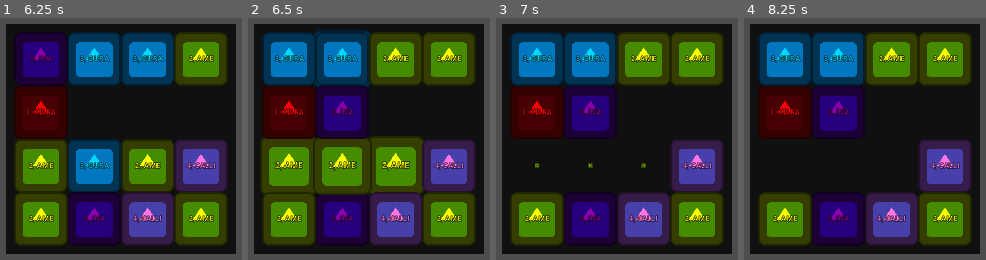
Above: before the commit, frames 1-4 (left to right).
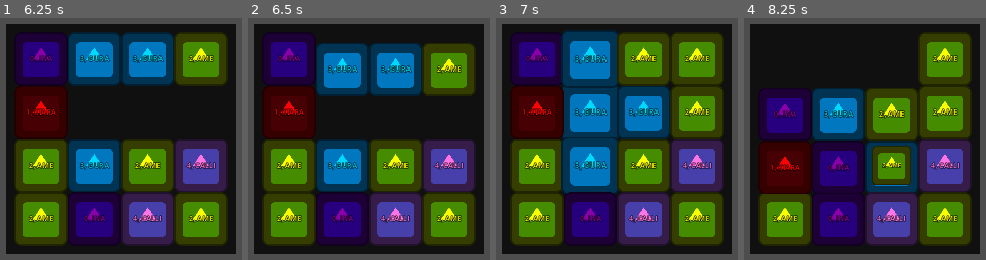
Above: after the commit, the same moments.

Repository: kuma-gee/holo-crush
Game: Godot game, scene res://src/game.tscn
Two runs of this game, one before a commit and one after it. Both use one fixed random seed, a clock stepped at 60 frames per second and the inputs below. The engine's default icon, where the game draws it, is replaced by a stand-in: a white triangle on a blue panel in a dark square.
Inputs (mouse positions are in pixels of both pictures, inside the frame that each line leads up to):
- Up to frame 1 (6.25 s): tap Enter at 0.5 s; drag from (41, 59) to (200, 39) at 0.52 s; drag from (94, 59) to (79, 228) at 1.27 s; move the mouse to (147, 59) at 2.02 s; tap Alt at 2.1, 5.1 s; click (147, 59) at 2.17 s; tap Space at 2.75 s; drag from (200, 59) to (outside the picture) at 2.77 s; drag from (41, 112) to (162, 139) at 3.52 s; drag from (94, 112) to (0, 27) at 4.27 s; move the mouse to (147, 112) at 5.02 s; click (147, 112) at 5.17 s; drag from (200, 112) to (outside the picture) at 5.77 s
- Up to frame 2 (6.5 s): no input
- Up to frame 3 (7 s): drag from (537, 165) to (696, 39) at 6.52 s
- Up to frame 4 (8.25 s): drag from (838, 165) to (823, 228) at 7.27 s; move the mouse to (891, 165) at 8.02 s; tap Alt at 8.1 s; click (891, 165) at 8.17 s

Frame 1 is identical in both runs. In frame 2, 28% of the frame differs, in the area x 5-94%, y 4-74%; in frame 3, 34%; in frame 4, 45%, in the area x 5-94%, y 5-73%.

Commit message:
use update signal to queue actions

Diff:
--- a/godot/src/game.tscn
+++ b/godot/src/game.tscn
@@ -52,6 +52,7 @@
 script = ExtResource("3_3oo0b")
 width = 4
 height = 4
+debug = true
 
 [connection signal="processing" from="CenterContainer/MarginContainer/MarginContainer/Grid" to="." method="_on_grid_processing"]
 [connection signal="processing_finished" from="CenterContainer/MarginContainer/MarginContainer/Grid" to="." method="_on_grid_processing_finished"]
--- a/godot/src/grid/data.gd
+++ b/godot/src/grid/data.gd
@@ -9,9 +9,12 @@
 signal created()
 signal matched(pos)
 
+signal update()
+
 @export var width := 9
 @export var height := 9
 @export var min_match := 3
+@export var debug := false
 
 var _data: Array = []
 var _pieces: Array = []
@@ -43,6 +46,13 @@
 			while get_matches(x, y).size() > 0 and loops < 100:
 				loops += 1
 				_fill_random(x, y)
+	_print()
+
+func _print():
+	if debug:
+		for x in _data:
+			print(x)
+		print("---------------------------")
 
 func get_matches(x: int, y: int):
 	var piece = get_value(x, y)
@@ -117,6 +127,7 @@
 				has_matched = true
 
 	if has_matched:
+		update.emit()
 		collapse_columns()
 
 	return has_matched
@@ -130,13 +141,14 @@
 				if yy == null:
 					break;
 
-				_swap_value(Vector2i(x, y), Vector2i(x, yy))
-				moved.emit(Vector2i(x, y), Vector2i(x, yy))
+				_swap_value(Vector2i(x, yy), Vector2i(x, y))
+				moved.emit(Vector2i(x, yy), Vector2i(x, y))
 				y = yy
 			else:
 				y -= 1
 
 	if fill:
+		update.emit()
 		fill_empty()
 
 	if check:
@@ -155,6 +167,9 @@
 				_fill_random(x, y)
 				filled.emit(Vector2i(x, y))
 
+	update.emit()
+	_print()
+
 func _fill_random(x: int, y: int):
 	var piece = _pieces.pick_random()
 	_set_value(x, y, piece)
--- a/godot/src/grid/grid.gd
+++ b/godot/src/grid/grid.gd
@@ -4,6 +4,7 @@
 signal processing_finished
 
 signal match_finished
+signal collapse_finished
 
 const PIECE_MAP := {
 	Piece.Type.INA: preload("res://src/piece/ina.tscn"),
@@ -19,6 +20,10 @@
 var pieces = PIECE_MAP.keys()
 var queue = []
 var is_processing_queue = false
+
+var moving = []
+var matches = []
+var filling = []
 
 # https://www.youtube.com/watch?v=YhykrMFHOV4&list=PL4vbr3u7UKWqwQlvwvgNcgDL1p_3hcNn2
 # https://medium.com/@thrivevolt/making-a-grid-inventory-system-with-godot-727efedb71f7
@@ -38,10 +43,29 @@
 	data.created.connect(func(): queue.append(_create_pieces))
 	data.swapped.connect(_swap)
 	data.invalid_swap.connect(_invalid_swap)
+
 	data.matched.connect(_matched)
-
 	data.moved.connect(_moved)
 	data.filled.connect(_filled)
+	data.update.connect(func():
+		if matches.size() > 0:
+			print("Queue Match", matches)
+			var x = matches.duplicate()
+			queue.append(func(): await _remove_matched(x))
+			matches = []
+
+		if moving.size() > 0:
+			print("Queue Move", moving)
+			var x = moving.duplicate()
+			queue.append(func(): await _move_collapsed(x))
+			moving = []
+
+		if filling.size() > 0:
+			print("Queue Fill", filling)
+			var x = filling.duplicate()
+			queue.append(func(): await _fill_pieces(x))
+			filling = []
+	)
 
 	data.create_data(pieces)
 
@@ -70,6 +94,47 @@
 		for y in data.height:
 			_add_piece(Vector2i(x, y))
 
+func _fill_pieces(fills):
+	print("Start fill", fills)
+	for p in fills:
+		_add_piece(p)
+
+func _move_collapsed(moves):
+	var called = 0
+	var finished = []
+
+	print("Start moving", moves)
+
+	for m in moves:
+		var slot = _get_slot(m[0])
+		slot.move(_get_slot(m[1]))
+		called += 1
+		slot.move_done.connect(func():
+			finished.append(m)
+			if finished.size() >= called:
+				collapse_finished.emit()
+		)
+
+	await collapse_finished
+
+func _remove_matched(matched):
+	var called = 0
+	var done = []
+
+	print("Staring match", matched)
+	for m in matched:
+		for p in m:
+			var slot = _get_slot(p) as Slot
+			slot.matched()
+			called += 1
+			slot.match_done.connect(func():
+				done.append(slot.pos)
+				if done.size() >= called:
+					match_finished.emit()
+			)
+
+	await match_finished
+
 func _add_piece(pos: Vector2i):
 	var piece = data.get_value(pos.x, pos.y)
 	var scene = PIECE_MAP[piece]
@@ -88,32 +153,18 @@
 	queue.append(func():
 		var slot = _get_slot(pos)
 		var other = _get_slot(dest)
-		await slot.swap(other)
+		slot.swap(other)
+		await slot.swap_done
 	)
 
 func _moved(pos: Vector2i, dest: Vector2i):
-	pass
+	moving.append([pos, dest])
 
-func _matched(matches: Array):
-	queue.append(func():
-		var called = 0
-		var done = []
-
-		for p in matches:
-			var slot = _get_slot(p) as Slot
-			slot.matched()
-			called += 1
-			slot.match_done.connect(func():
-				done.append(slot.pos)
-				if done.size() >= called:
-					match_finished.emit()
-			)
-
-		await match_finished
-	)
+func _matched(m: Array):
+	matches.append(m)
 
 func _filled(pos: Vector2):
-	queue.append(func(): _add_piece(pos))
+	filling.append(pos)
 
 func _process(_delta):
 	if not is_processing_queue and queue.size() > 0:
--- a/godot/src/grid/slot.gd
+++ b/godot/src/grid/slot.gd
@@ -2,6 +2,9 @@
 extends Control
 
 signal match_done
+signal move_done
+signal swap_done
+
 signal pressed
 signal swiped(pos, dir)
 
@@ -18,10 +21,25 @@
 		var piece_pos = get_pos()
 		if other:
 			other.move(piece_pos)
-		await piece.move(other_slot.get_pos())
+		piece.move(other_slot.get_pos())
+		piece.move_done.connect(func(): swap_done.emit())
 
 		other_slot.piece = piece
 		piece = other
+
+func move(slot: Slot):
+	if piece == null:
+		return
+
+	if slot.piece != null:
+		# Please don't happen
+		print("Other slot still has a piece. Cannot move there.")
+		return
+
+	piece.move(slot.get_pos())
+	piece.move_done.connect(func(): move_done.emit())
+	slot.piece = piece
+	piece = null
 
 func capture():
 	if piece:
@@ -32,9 +50,9 @@
 
 func matched():
 	if piece:
-		await piece.matched()
+		piece.matched()
+		piece.match_done.connect(func(): match_done.emit())
 		piece = null
-		match_done.emit()
 
 
 func _on_swipe_control_pressed():
--- a/godot/src/piece/piece.gd
+++ b/godot/src/piece/piece.gd
@@ -1,5 +1,8 @@
 class_name Piece
 extends Node2D
+
+signal match_done
+signal move_done
 
 enum Type {
 	INA,
@@ -20,17 +23,18 @@
 func move(dest: Vector2):
 	var tw = create_tween()
 	tw.tween_property(self, "global_position", dest, 0.5).set_trans(Tween.TRANS_BACK).set_ease(Tween.EASE_IN_OUT)
-	await tw.finished
+	tw.finished.connect(func(): move_done.emit())
 
 func matched():
 	var tw = create_tween()
 	tw.tween_property(self, "scale", Vector2(0, 0), 1.0).set_trans(Tween.TRANS_BACK).set_ease(Tween.EASE_IN_OUT)
-	await tw.finished
-	queue_free()
+	tw.finished.connect(func():
+		match_done.emit()
+		queue_free()
+	)
 
 func slight_move(dir: Vector2):
 	var tw = create_tween()
 	var pos = global_position
 	tw.tween_property(self, "global_position", pos + dir * slight_move_distance, 0.25).set_trans(Tween.TRANS_BACK)
 	tw.tween_property(self, "global_position", pos, 0.25)
-	await tw.finished
--- a/godot/tests/DataTest.gd
+++ b/godot/tests/DataTest.gd
@@ -156,7 +156,7 @@
 	assert_signal_emitted_with_parameters(data, 'matched', [[Vector2i(0, 3), Vector2i(0, 2), Vector2i(0, 1)]])
 
 	assert_signal_emit_count(data, 'moved', 1)
-	assert_signal_emitted_with_parameters(data, 'moved', [Vector2i(0, 3), Vector2i(0, 0)])
+	assert_signal_emitted_with_parameters(data, 'moved', [Vector2i(0, 0), Vector2i(0, 3)])
 
 	assert_signal_emit_count(data, 'filled', 3)
 	assert_signal_emitted_with_parameters(data, 'filled', [Vector2i(0, 0)], 2)
@@ -185,9 +185,9 @@
 	assert_signal_emitted_with_parameters(data, 'matched', [[Vector2i(3, 1), Vector2i(2, 1), Vector2i(1, 1)]])
 
 	assert_signal_emit_count(data, 'moved', 3)
-	assert_signal_emitted_with_parameters(data, 'moved', [Vector2i(1, 1), Vector2i(1, 0)], 0)
-	assert_signal_emitted_with_parameters(data, 'moved', [Vector2i(2, 1), Vector2i(2, 0)], 1)
-	assert_signal_emitted_with_parameters(data, 'moved', [Vector2i(3, 1), Vector2i(3, 0)], 2)
+	assert_signal_emitted_with_parameters(data, 'moved', [Vector2i(1, 0), Vector2i(1, 1)], 0)
+	assert_signal_emitted_with_parameters(data, 'moved', [Vector2i(2, 0), Vector2i(2, 1)], 1)
+	assert_signal_emitted_with_parameters(data, 'moved', [Vector2i(3, 0), Vector2i(3, 1)], 2)
 
 	assert_signal_emit_count(data, 'filled', 3)
 	assert_signal_emitted_with_parameters(data, 'filled', [Vector2i(3, 0)], 2)
